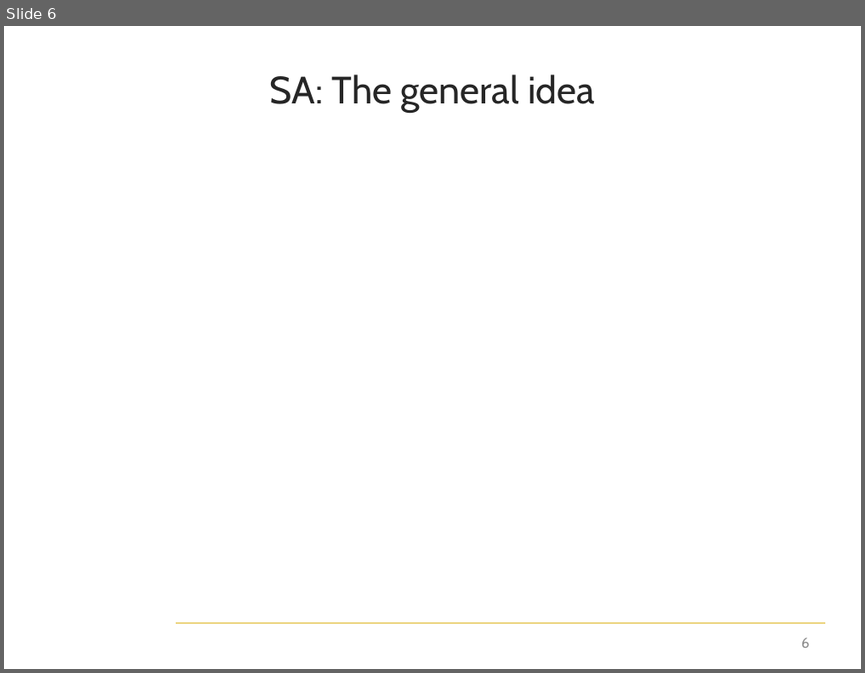
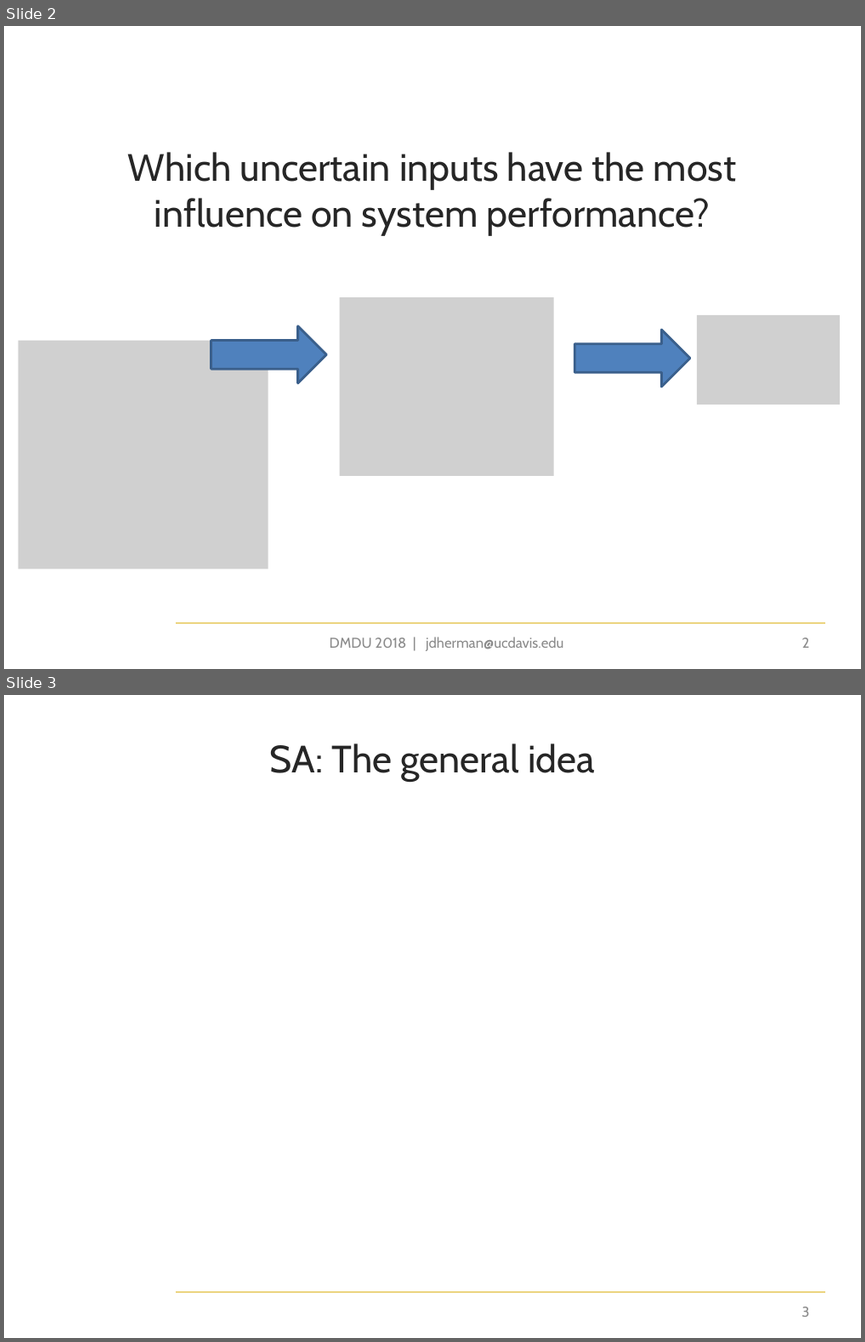
Before and after one commit to jdherman/DMDU-2018-SALib-Tutorial, a slide deck: herman-dmdu-SALib-tutorial.pptx. Shown one above the other, each under a label of ours: slide 6 before the commit, slides 2 and 3 after it. The pictures are 865x673 and 865x1342 pixels, drawn with LibreOffice and Linux fonts; fonts in the diff are those of the drawing; grey boxes stand for pictures; background and template pictures are left out. Boxes give left, top, right and bottom in pixels: in the first picture for what was removed or moved away, otherwise in the second. Text is boxed around its words. In the diff, an @@ line names an element or a change of style, - is before the commit and + after.

```diff
--- a/herman-dmdu-SALib-tutorial.pptx
+++ b/herman-dmdu-SALib-tutorial.pptx
@@ slide 2 added at bbox=[4, 26, 861, 669], background #FFFFFF; not listed: 1 template element that a slide beside it also shows @@
@@ title added at bbox=[128, 152, 737, 235], 32 pt, text #262626 @@
+Which uncertain inputs have the most influence on system performance?
@@ picture added at bbox=[340, 298, 554, 476] @@
@@ right arrow added at bbox=[211, 326, 327, 383], fill #4F81BD, outline #3A5F8C 2 pt @@
@@ right arrow added at bbox=[574, 329, 690, 386], fill #4F81BD, outline #3A5F8C 2 pt @@
@@ picture added at bbox=[696, 315, 840, 404] @@
@@ picture added at bbox=[18, 340, 268, 569] @@
@@ text added at bbox=[330, 636, 563, 651], 12 pt, text #8C8C8C @@
+DMDU 2018 | jdherman@ucdavis.edu
@@ page number added at bbox=[802, 637, 810, 647], 12 pt, text #8C8C8C @@
+2
@@ what was slide 6 is now slide 3 @@
@@ page number at bbox=[801, 1306, 809, 1316]: text changed @@
-6
+3
```
Also in this commit, not shown: 4 slides changed, 5 other slides added, 13 slides removed, 4 other files.
